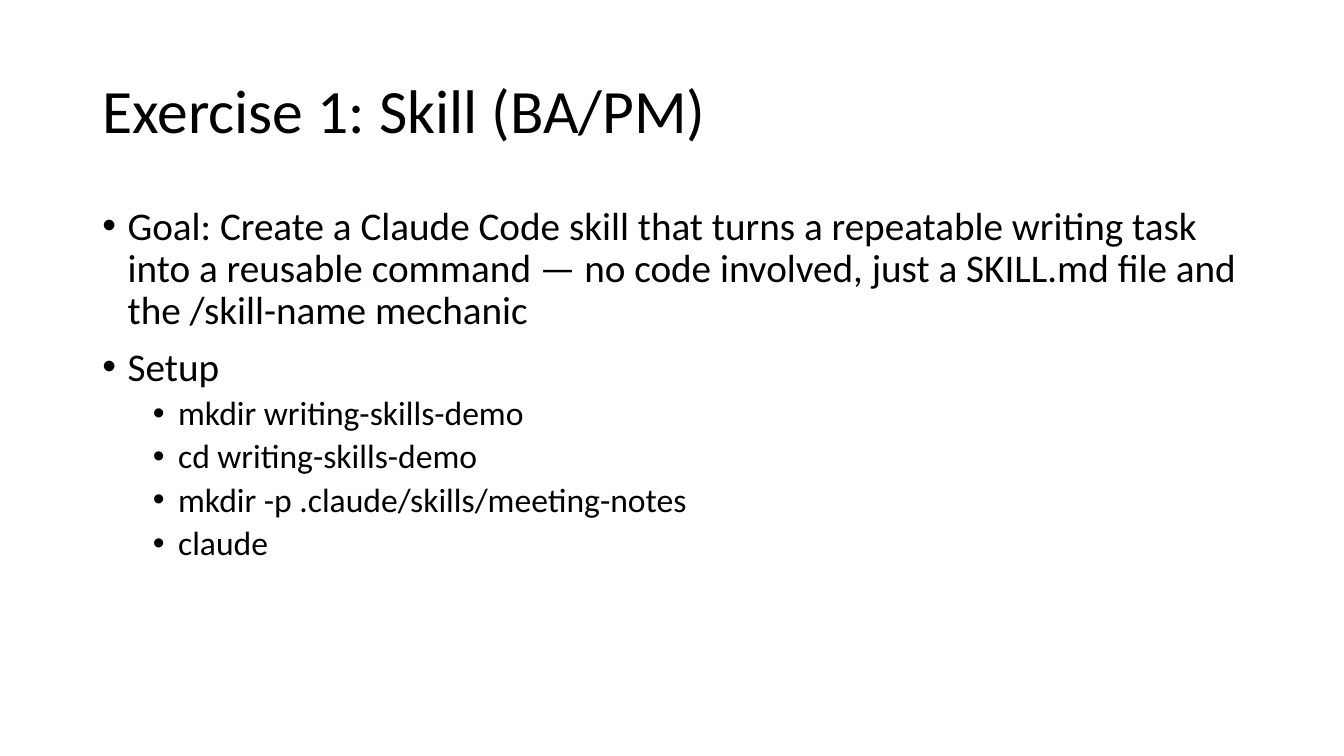
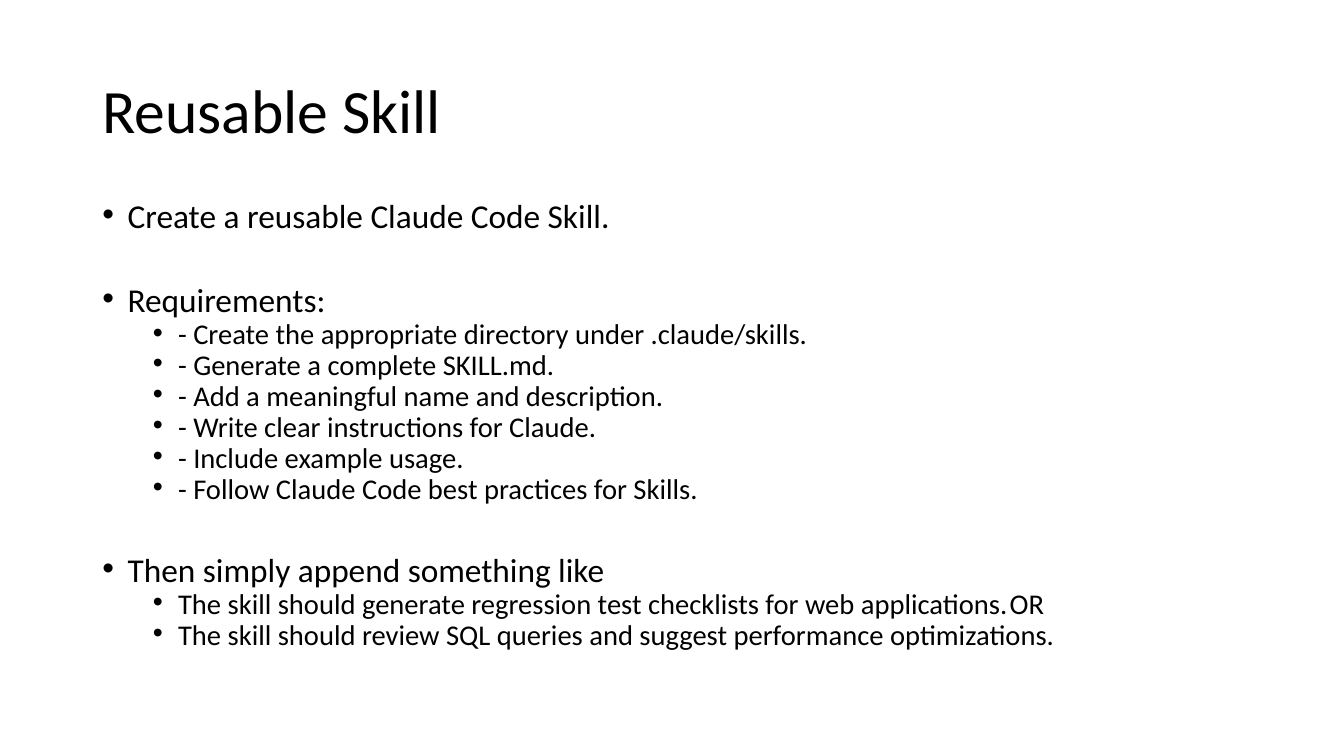
Before and after one commit to atulkahatecdac/claude-code, a slide deck: slide 97 of Claude Code.pptx (slide 102 before the commit). Drawn at 1344x756 pixels with LibreOffice and Linux fonts; fonts in the diff are those of the drawing. Boxes give left, top, right and bottom in pixels: in the first picture for what was removed or moved away, otherwise in the second. Text is boxed around its words. In the diff, an @@ line names an element or a change of style, - is before the commit and + after.

```diff
--- a/Claude Code.pptx
+++ b/Claude Code.pptx
@@ title at bbox=[102, 90, 441, 134]: text changed @@
-Exercise 1: Skill (BA/PM)
+Reusable Skill
@@ text at bbox=[128, 205, 1054, 650]: text changed; size 28 to 20.4 pt @@
-• Goal: Create a Claude Code skill that turns a repeatable writing task into a reusable command — no code involved, just a SKILL.md file and the /skill-name mechanic
-• Setup
-  • mkdir writing-skills-demo
-  • cd writing-skills-demo
-  • mkdir -p .claude/skills/meeting-notes
-  • claude
+• Create a reusable Claude Code Skill.
+• Requirements:
+  • - Create the appropriate directory under .claude/skills.
+  • - Generate a complete SKILL.md.
+  • - Add a meaningful name and description.
+  • - Write clear instructions for Claude.
+  • - Include example usage.
+  • - Follow Claude Code best practices for Skills.
+• Then simply append something like
+  • The skill should generate regression test checklists for web applications. OR
+  • The skill should review SQL queries and suggest performance optimizations.
```
Also in this commit, not shown: 30 other slides changed, 87 slides added, 180 slides removed.
